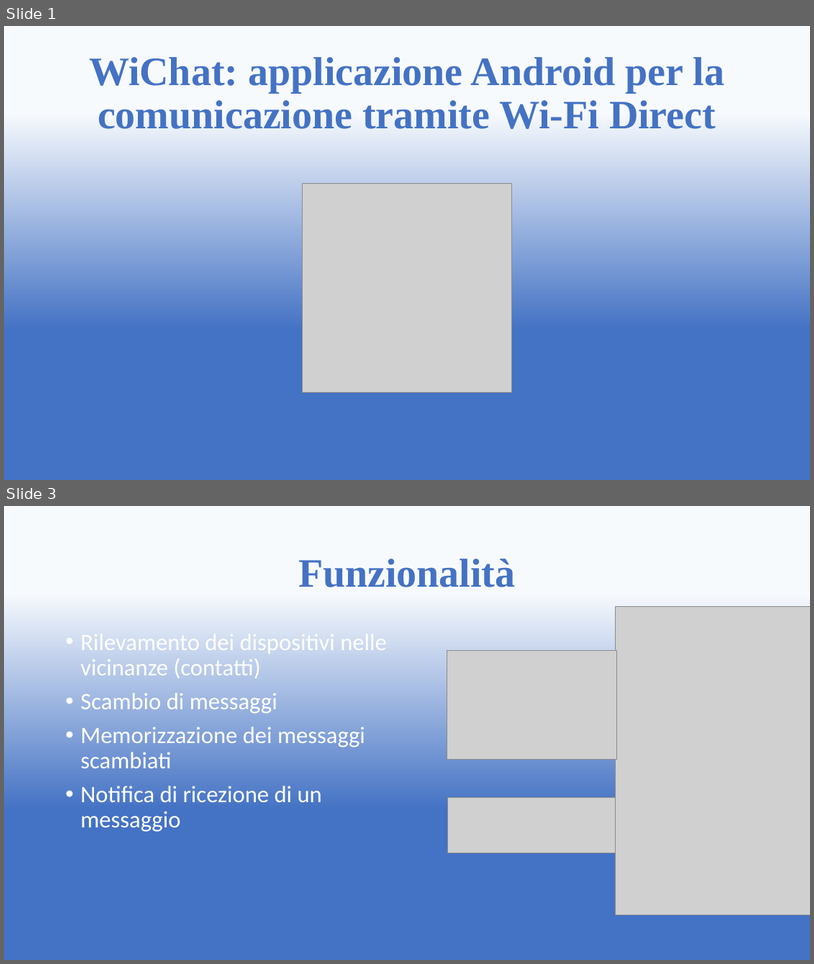
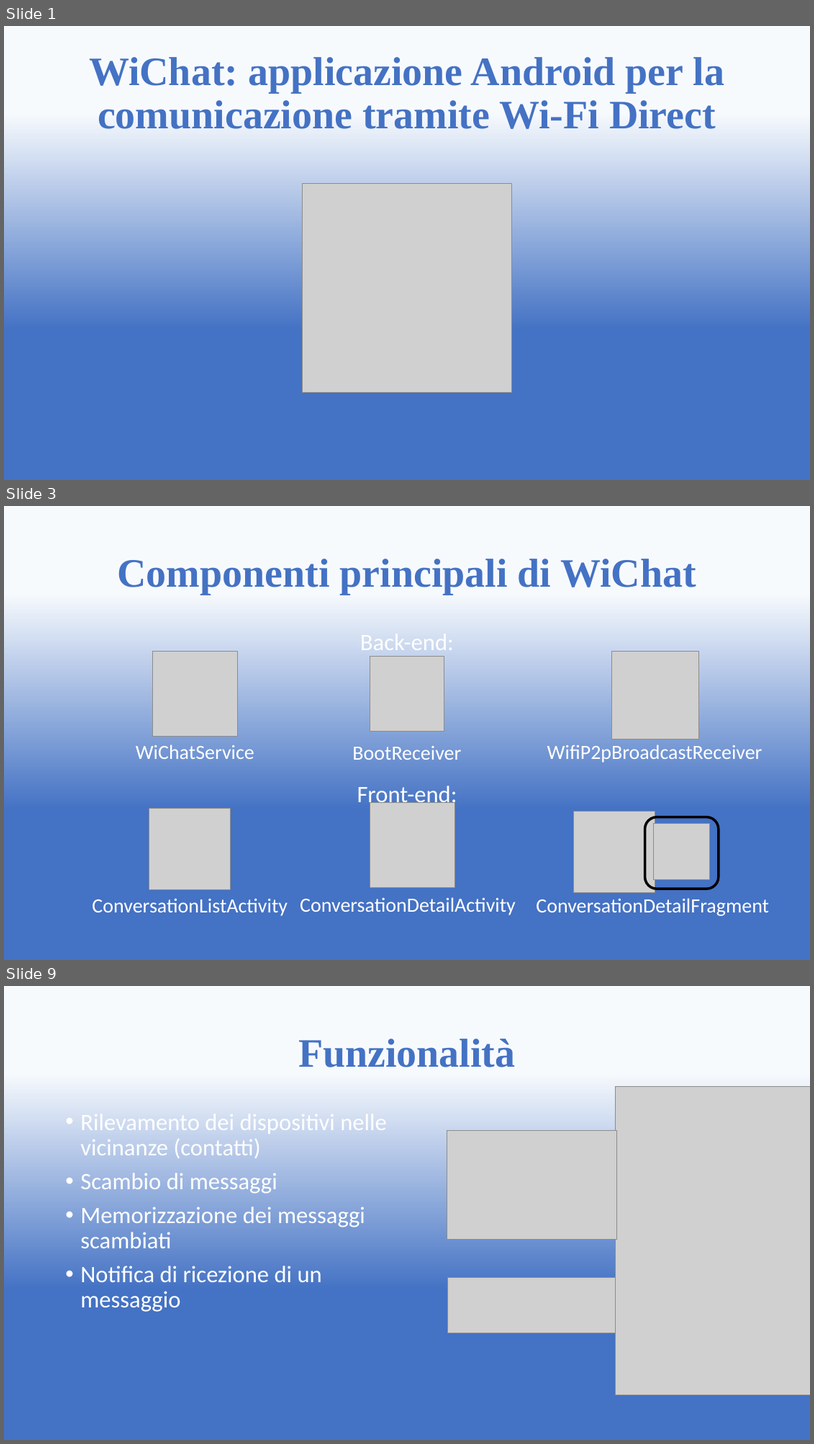
Before and after one commit to Nilio88/hello-world, a slide deck: Presentazione WiChat.pptx. Shown one above the other, each under a label of ours: slides 1 and 3 before the commit, slides 1, 3 and 9 after it; the slides between them are not shown. The pictures are 814x964 and 814x1444 pixels, drawn with LibreOffice and Linux fonts; fonts in the diff are those of the drawing; grey boxes stand for pictures. Boxes give left, top, right and bottom in pixels: in the first picture for what was removed or moved away, otherwise in the second. Text is boxed around its words. In the diff, an @@ line names an element or a change of style, - is before the commit and + after.

Commit message:
Aggiornata presentazione PowerPoint di WiChat

```diff
--- a/Presentazione WiChat.pptx
+++ b/Presentazione WiChat.pptx
@@ slide 3 added at (x1=4, y1=506, x2=810, y2=960), background gradient #F7FAFD to #4472C4 @@
@@ title added at (x1=117, y1=559, x2=697, y2=595), 48 pt, text #4472C4, bold @@
+Componenti principali di WiChat
@@ text added at (x1=360, y1=634, x2=454, y2=650), 28 pt, text #FFFFFF @@
+Back-end:
@@ picture added at (x1=153, y1=651, x2=237, y2=736) @@
@@ picture added at (x1=370, y1=656, x2=445, y2=731) @@
@@ picture added at (x1=612, y1=651, x2=700, y2=739) @@
@@ text added at (x1=136, y1=744, x2=255, y2=759), 24 pt, text #FFFFFF @@
+WiChatService
@@ text added at (x1=352, y1=746, x2=461, y2=759), 24 pt, text #FFFFFF @@
+BootReceiver
@@ text added at (x1=548, y1=744, x2=763, y2=762), 24 pt, text #FFFFFF @@
+WifiP2pBroadcastReceiver
@@ text added at (x1=358, y1=785, x2=458, y2=808), 28 pt, text #FFFFFF @@
+Front-end:
@@ picture added at (x1=149, y1=808, x2=231, y2=890) @@
@@ picture added at (x1=370, y1=803, x2=455, y2=887) @@
@@ picture added at (x1=574, y1=811, x2=656, y2=893) @@
@@ rounded rectangle added at (x1=646, y1=817, x2=719, y2=889), outline #000000 3 pt @@
@@ picture added at (x1=653, y1=823, x2=710, y2=879) @@
@@ text added at (x1=92, y1=898, x2=288, y2=916), 24 pt, text #FFFFFF @@
+ConversationListActivity
@@ text added at (x1=300, y1=897, x2=516, y2=915), 24 pt, text #FFFFFF @@
+ConversationDetailActivity
@@ text added at (x1=536, y1=898, x2=769, y2=916), 24 pt, text #FFFFFF @@
+ConversationDetailFragment
@@ what was slide 3 is now slide 9 @@
```
Also in this commit, not shown: 3 slides changed, 4 other slides added.
